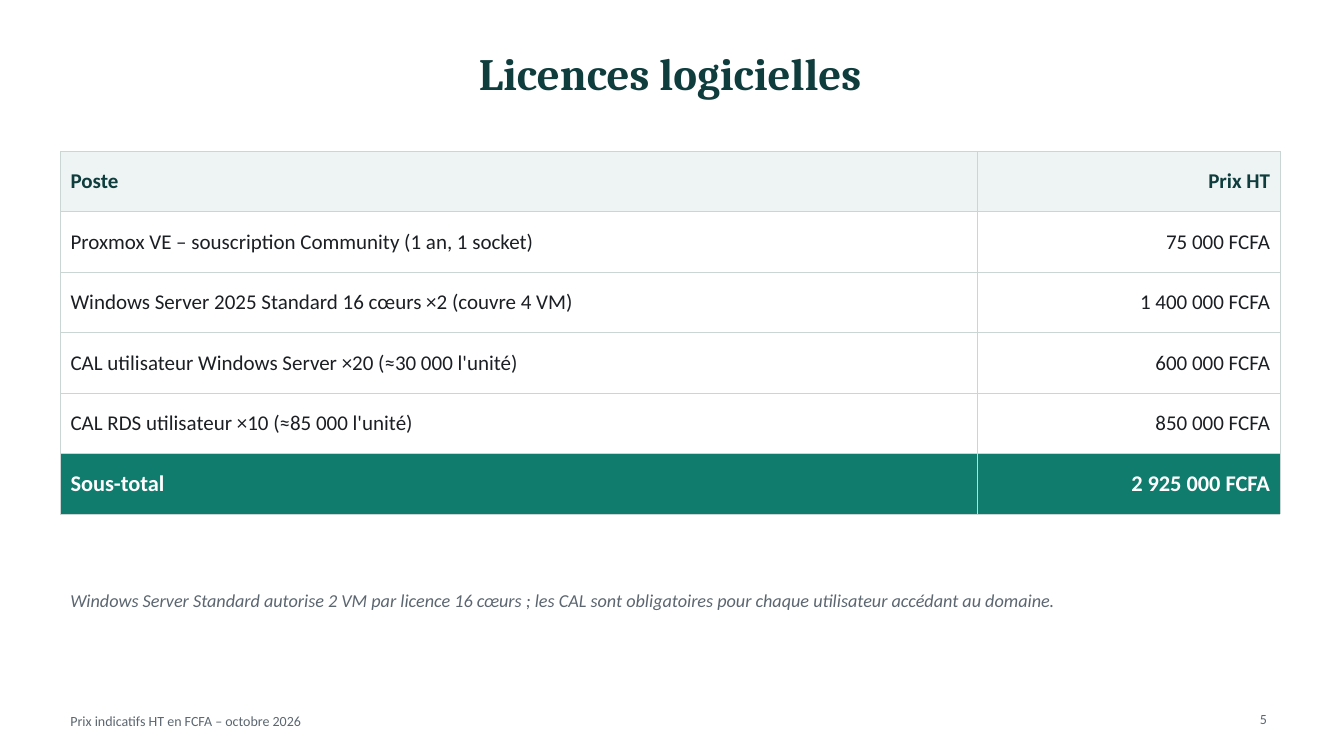
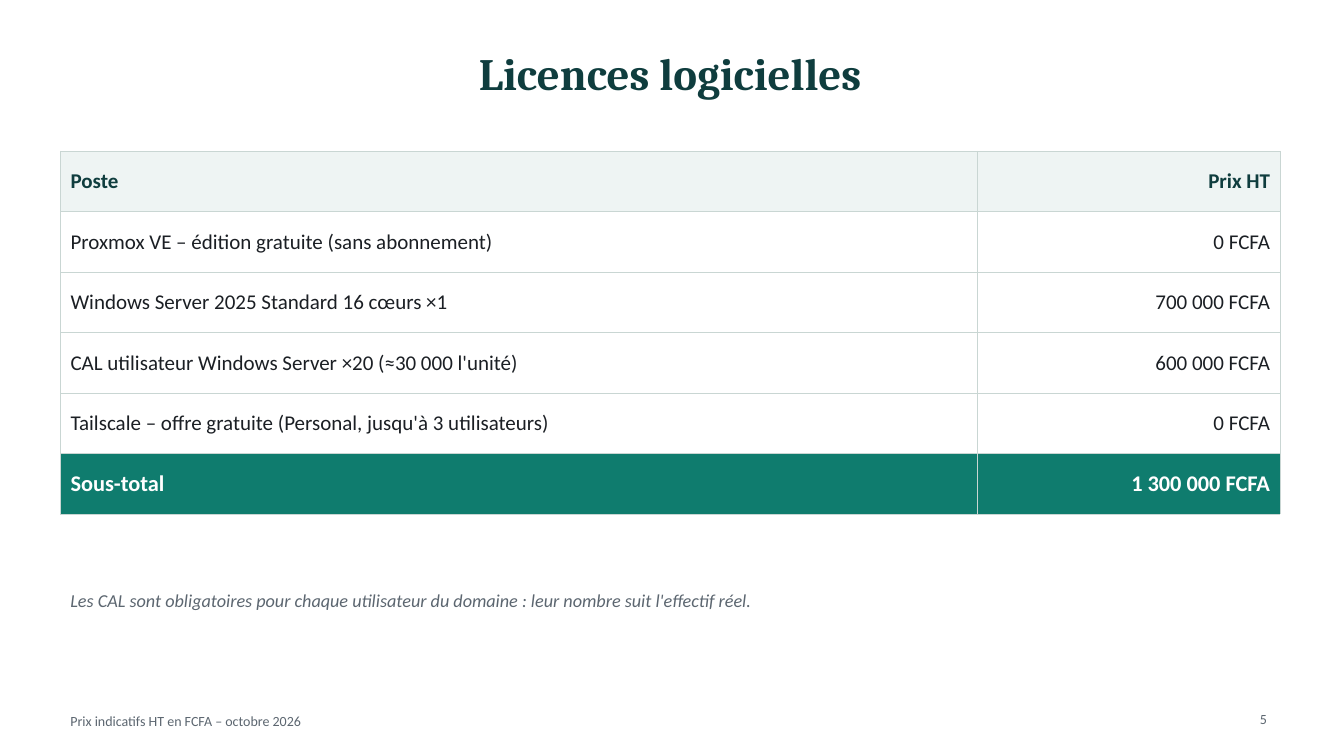
Before and after one commit to meledjearmel/others-documents, a slide deck: slide 5 of proposition-serveur/Proposition_Serveur_Proxmox_WindowsServer.pptx. Drawn at 1344x756 pixels with LibreOffice and Linux fonts; fonts in the diff are those of the drawing. Boxes give left, top, right and bottom in pixels: in the first picture for what was removed or moved away, otherwise in the second. Text is boxed around its words. In the diff, an @@ line names an element or a change of style, - is before the commit and + after.

```diff
--- a/proposition-serveur/Proposition_Serveur_Proxmox_WindowsServer.pptx
+++ b/proposition-serveur/Proposition_Serveur_Proxmox_WindowsServer.pptx
@@ table at (60, 151, 1280, 495) @@
-row 2, column 1: Proxmox VE – souscription Community (1 an, 1 socket)
+row 2, column 1: Proxmox VE – édition gratuite (sans abonnement)
-row 2, column 2: 75 000 FCFA
+row 2, column 2: 0 FCFA
-row 3, column 1: Windows Server 2025 Standard 16 cœurs ×2 (couvre 4 VM)
+row 3, column 1: Windows Server 2025 Standard 16 cœurs ×1
-row 3, column 2: 1 400 000 FCFA
+row 3, column 2: 700 000 FCFA
-row 5, column 1: CAL RDS utilisateur ×10 (≈85 000 l'unité)
+row 5, column 1: Tailscale – offre gratuite (Personal, jusqu'à 3 utilisateurs)
-row 5, column 2: 850 000 FCFA
+row 5, column 2: 0 FCFA
-row 6, column 2: 2 925 000 FCFA
+row 6, column 2: 1 300 000 FCFA
@@ text at (70, 594, 751, 610): text changed @@
-Windows Server Standard autorise 2 VM par licence 16 cœurs ; les CAL sont obligatoires pour chaque utilisateur accédant au domaine.
+Les CAL sont obligatoires pour chaque utilisateur du domaine : leur nombre suit l'effectif réel.
```
Also in this commit, not shown: 7 other slides changed, 1 slide added, 1 slide removed, 1 other file.
